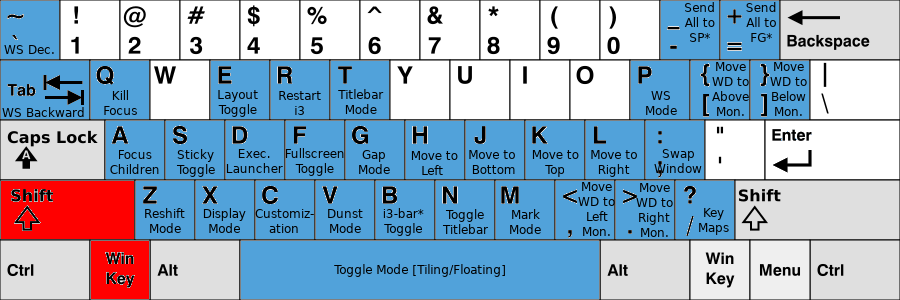
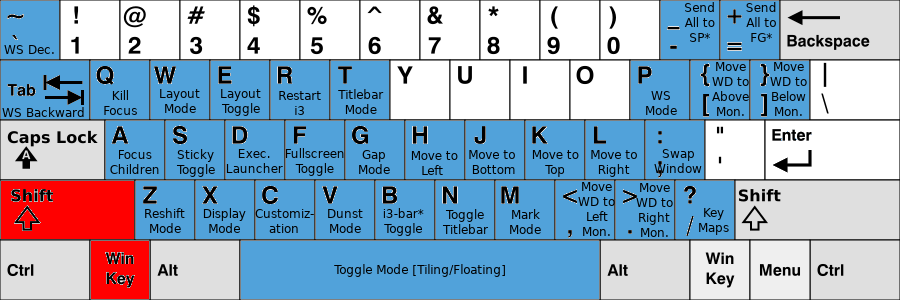
Comparing the layer stacks of the two 900 × 300 images. Changes:
painted on "Layout ..." over [218, 89, 261, 117]
added layer "Layout ... #1" above "KB_United_States-NoAltGr.svg" over [160, 89, 200, 113]
painted on "KB_United_States-NoAltGr.svg" over [151, 61, 209, 119]
